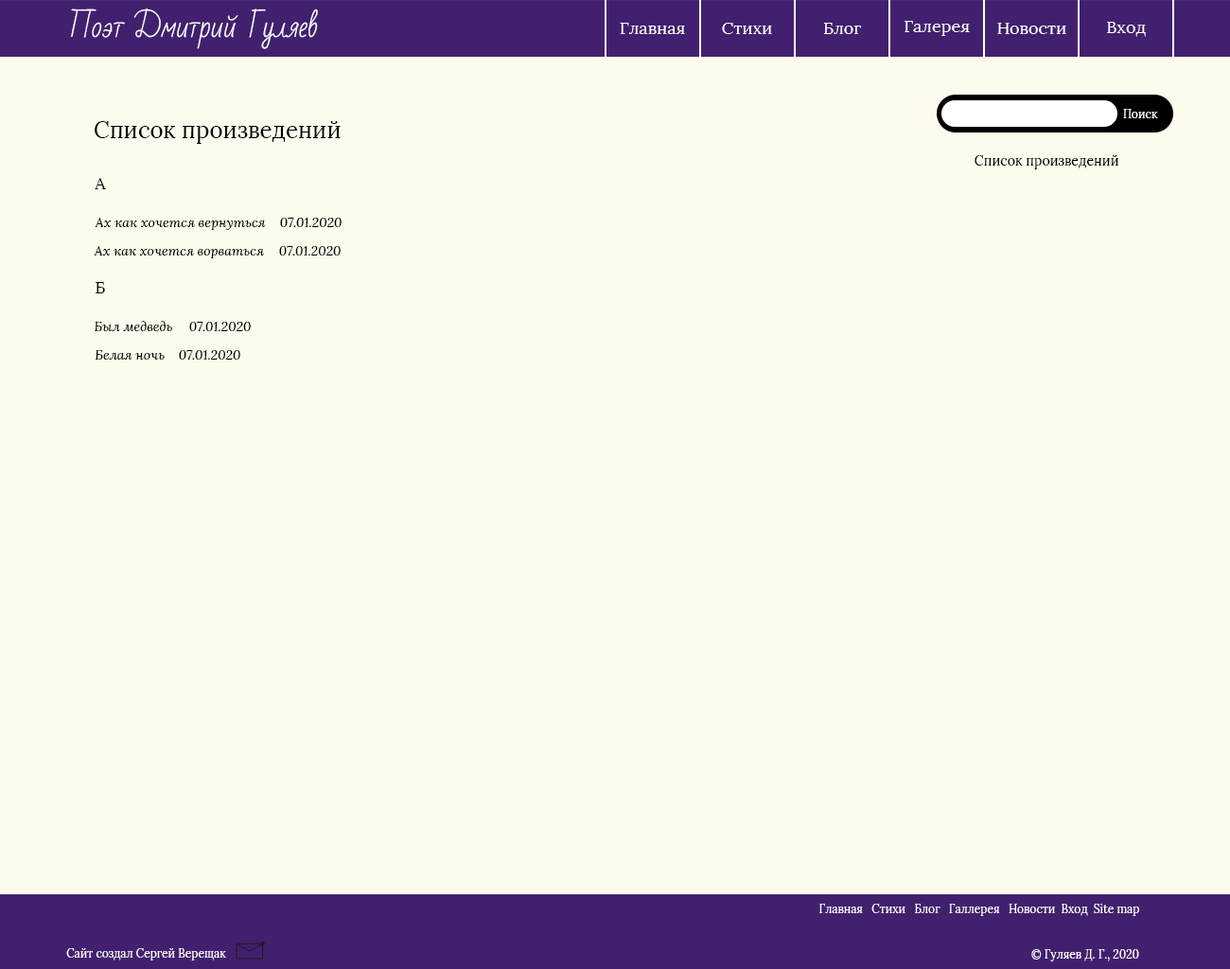
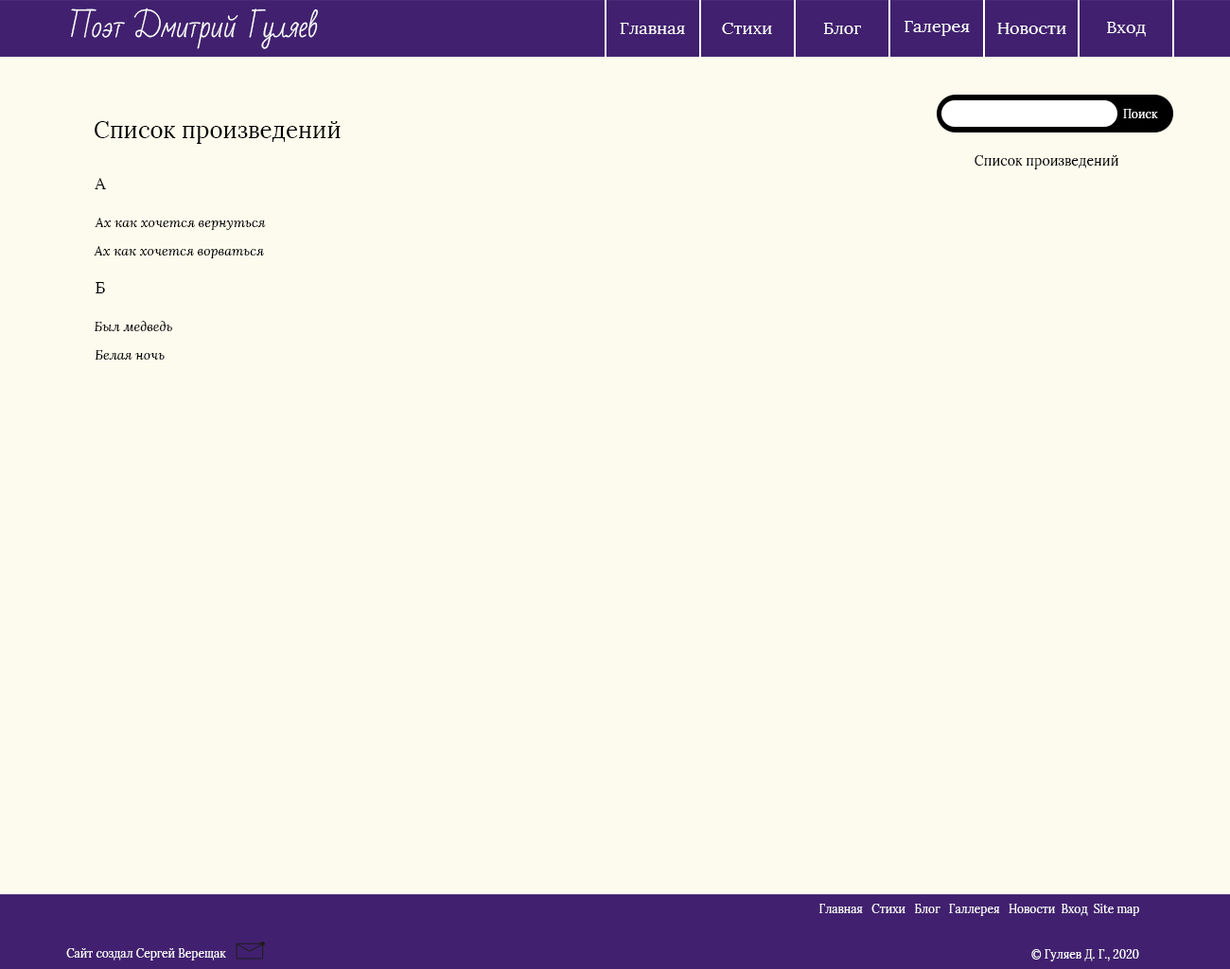
Layered file, before and after one edit (1230px x 969px). Changes by layer:
removed layer "Date" (1st of 4, in "Main" › "Poetry list") from group "Poetry list" over [178, 350, 241, 360]
removed layer "Date" (2nd of 4, in "Main" › "Poetry list") from group "Poetry list" over [189, 321, 251, 332]
removed layer "Date" (3rd of 4, in "Main" › "Poetry list") from group "Poetry list" over [279, 245, 341, 256]
removed layer "Date" (4th of 4, in "Main" › "Poetry list") from group "Poetry list" over [280, 217, 342, 228]
